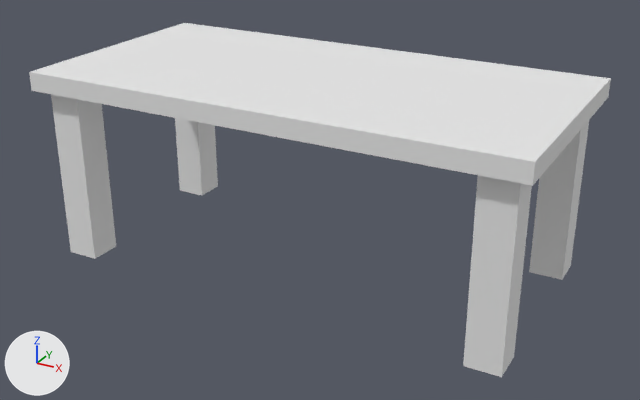
Two versions of the OBJ model DV1572/DV1572/trolls_inn/Resources/Table/Table2.obj, one commit apart.
Rendered twice from a camera (50 mm lens) standing at (2.11, -2.91, 1.72) and looking at (0.53, -0.03, 0.28). Every picture has the same lights, and +X, +Y and +Z are marked at lower left. Where no turn or scale is listed for an object, it has been applied to the vertices.

The first picture shows 'Table2'.
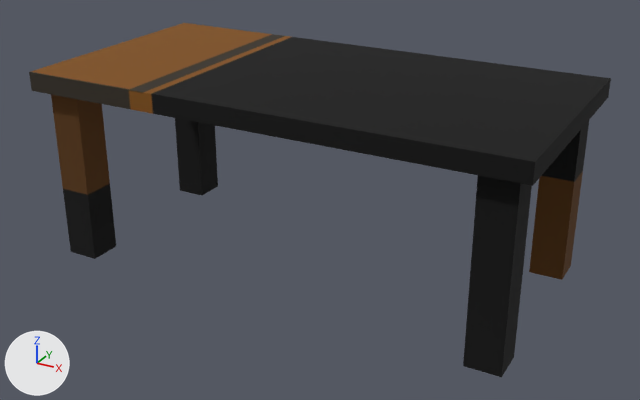
Pixel boxes (x1, y1, x2, y2) of what changed, in the pictures (640 x 400 px):
'Table2', recoloured (white to black)
    both: (29, 23, 611, 377)

Patch to the scene script:
```diff
--- a/DV1572/DV1572/trolls_inn/Resources/Table/Table2.obj.py
+++ b/DV1572/DV1572/trolls_inn/Resources/Table/Table2.obj.py
@@ img_texture_png @@
+img_texture_png = load_image('Texture.png', 'Texture.png', 512, 512, 'sRGB')
@@ mat_initialshadinggroup @@
+mat_initialshadinggroup = principled_material('initialShadingGroup')
+mat_initialshadinggroup.texture = img_texture_png
+mat_initialshadinggroup.roughness = 1.0
@@ me_table2 @@
 me_table2.from_pydata(...)  # 114 vertices, 224 faces; spans x -0.5..1.5, y -0.5..0.5, z -0.01..0.79
-me_table2.materials.append(mat_table_initialshadinggroup)  # white #e7e7e7
+me_table2.materials.append(mat_initialshadinggroup)  # picture img_texture_png
```
